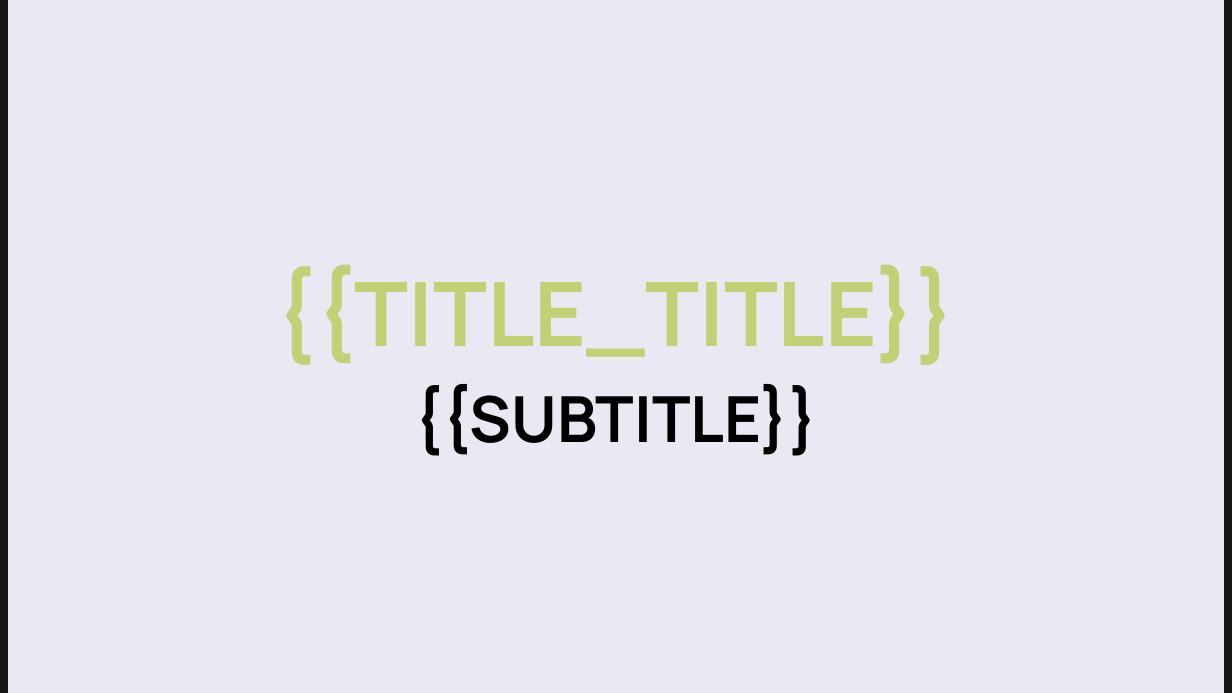
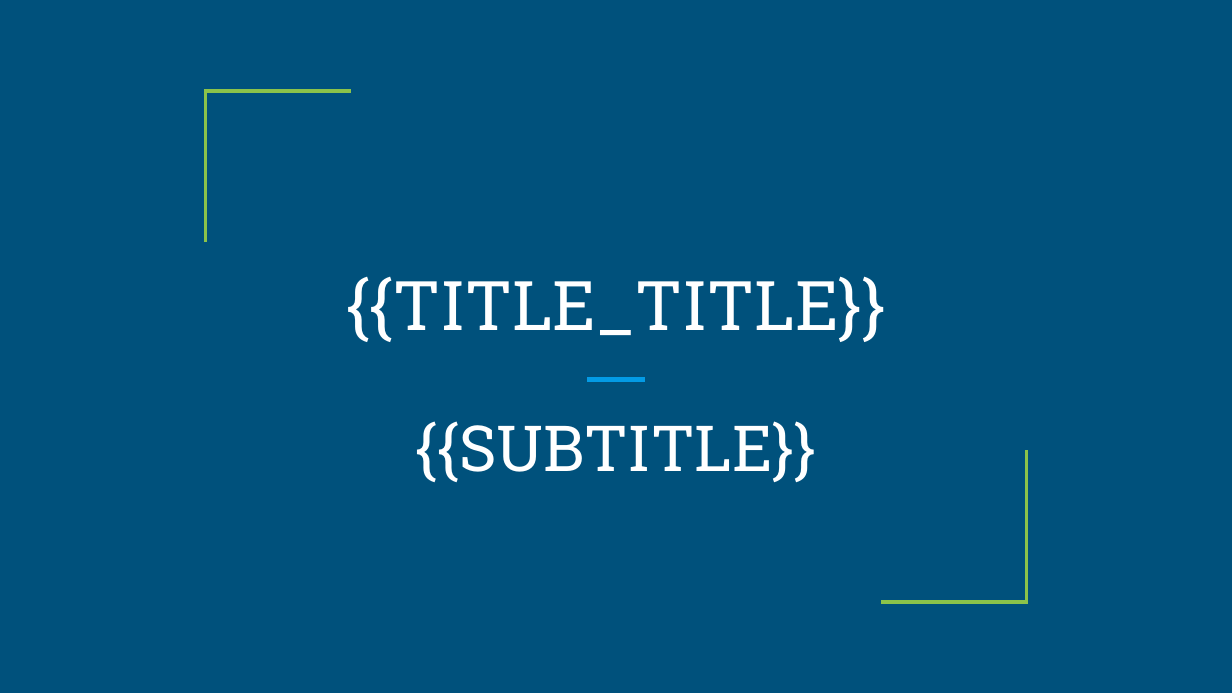
Before and after one commit to andreidiakov/Hack_Axenix_AI_presentation, a slide deck: slide 1 of template.pptx. Drawn at 1232x693 pixels with LibreOffice and Linux fonts; fonts in the diff are those of the drawing. Boxes give left, top, right and bottom in pixels: in the first picture for what was removed or moved away, otherwise in the second. Text is boxed around its words. In the diff, an @@ line names an element or a change of style, - is before the commit and + after.

```diff
--- a/template.pptx
+++ b/template.pptx
@@ background #EAE8F3 to #00517C @@
@@ rectangle removed at (x1=0, y1=0, x2=7, y2=692) @@
@@ rectangle removed at (x1=1225, y1=0, x2=1232, y2=692) @@
@@ freeform shape added at (x1=206, y1=91, x2=351, y2=243), outline #8BC34A 2.25 pt @@
@@ title "{{TITLE_TITLE}}" moved from (x1=275, y1=264, x2=958, y2=365) to (x1=346, y1=276, x2=885, y2=342) @@
@@ title "{{TITLE_TITLE}}" at (x1=346, y1=276, x2=885, y2=342): size 52 to 40 pt, font Manrope to Roboto Slab, text colour #C2D076 to #FFFFFF, bold off @@
@@ line added from (588, 379) to (644, 379), #039BE5 3 pt @@
@@ subtitle "{{SUBTITLE}}" moved from (x1=413, y1=384, x2=818, y2=456) to (x1=416, y1=421, x2=817, y2=482) @@
@@ subtitle "{{SUBTITLE}}" at (x1=416, y1=421, x2=817, y2=482): font Manrope to Roboto Slab, text colour #000000 to #FFFFFF, bold off @@
@@ freeform shape added at (x1=881, y1=451, x2=1026, y2=602), outline #8BC34A 2.25 pt @@
```
Also in this commit, not shown: 8 other slides changed, 8 other files.
